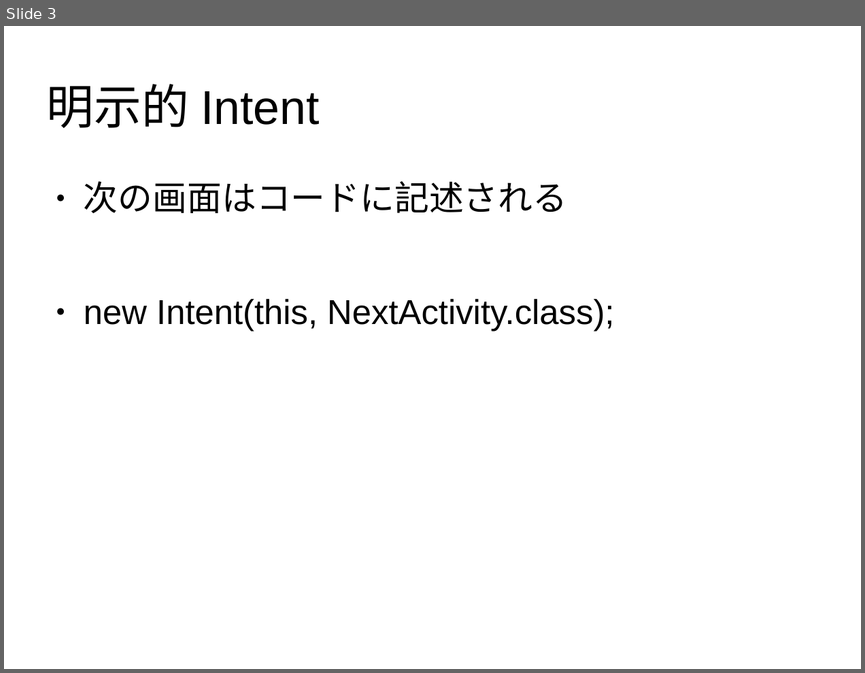
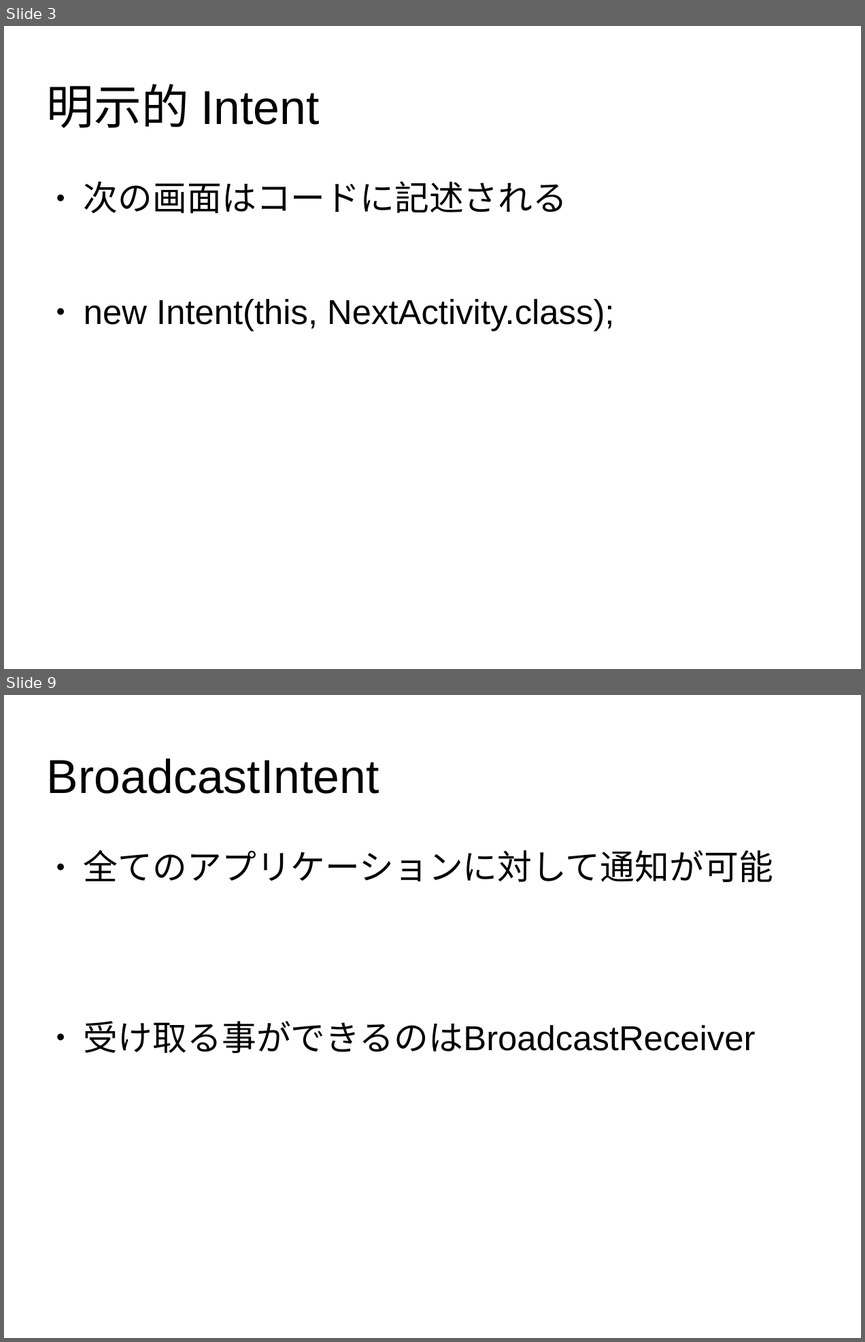
Before and after one commit to yamanetoshi/Android-Hands-on-Material, a slide deck: IntroductionOfIntent.odp. Shown one above the other, each under a label of ours: slide 3 before the commit, slides 3 and 9 after it; the slides between them are not shown. The pictures are 865x673 and 865x1342 pixels, drawn with LibreOffice and Linux fonts; fonts in the diff are those of the drawing. Boxes give left, top, right and bottom in pixels: in the first picture for what was removed or moved away, otherwise in the second. Text is boxed around its words. In the diff, an @@ line names an element or a change of style, - is before the commit and + after.

```diff
--- a/IntroductionOfIntent.odp
+++ b/IntroductionOfIntent.odp
@@ slide 9 added at box(4, 695, 861, 1338), background #FFFFFF @@
@@ title added at box(47, 758, 379, 794), 44 pt, text #000000 @@
+BroadcastIntent
@@ text added at box(84, 850, 773, 1053), 32 pt, text #000000 @@
+● 全てのアプリケーションに対して通知が可能
+● 受け取る事ができるのはBroadcastReceiver
```
Also in this commit, not shown: 6 other slides added, 4 other files.
